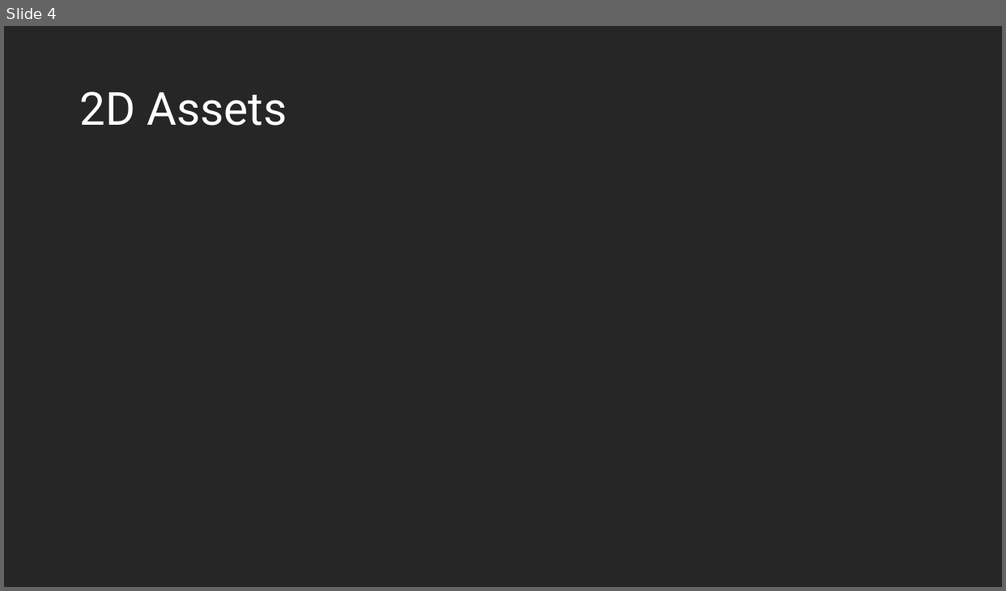
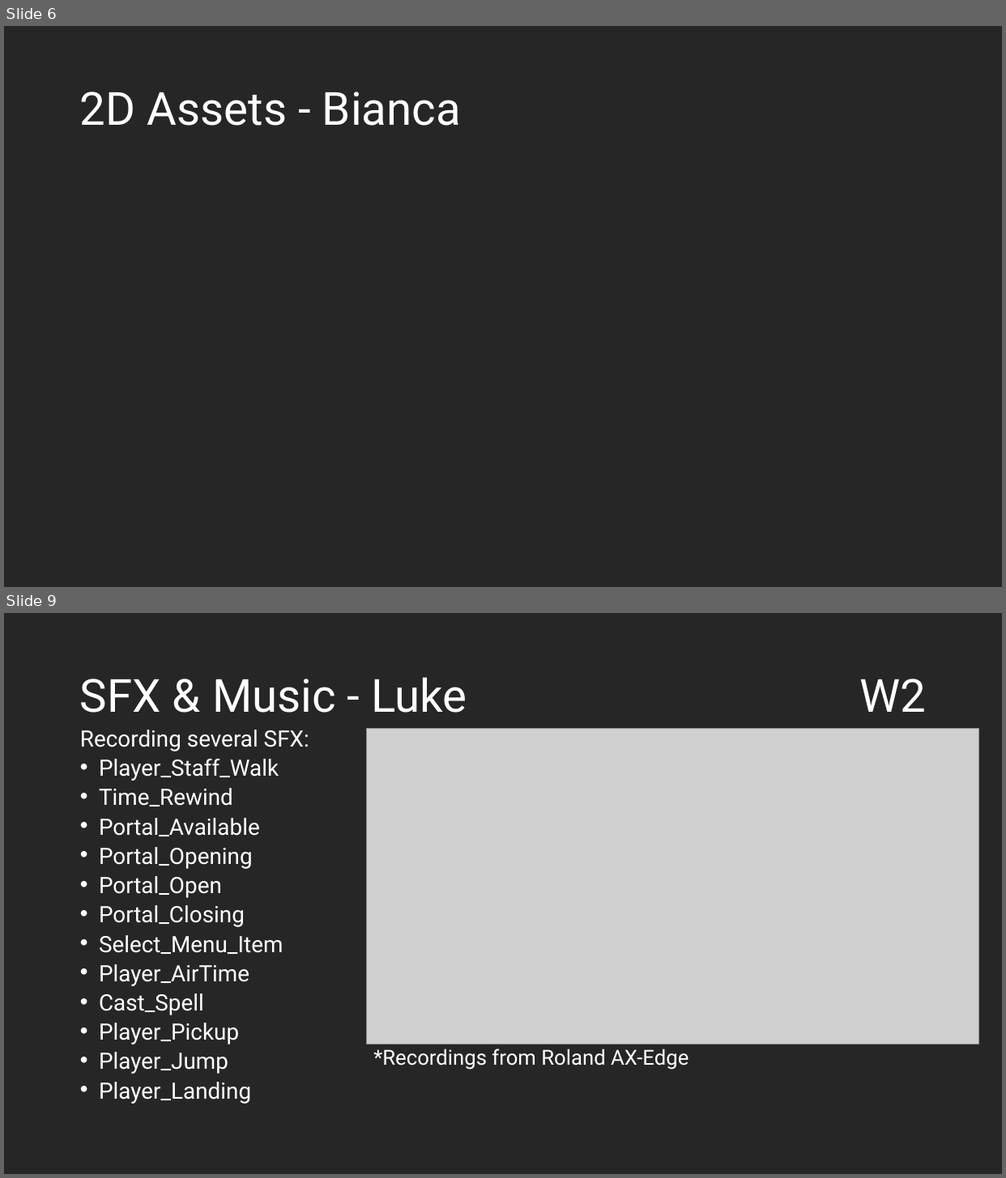
Before and after one commit to LateKnightDev/Barry_Trotter_CoS, a slide deck: presentation/RGP204_A2_TheLateKnights_Presentation.pptx. Shown one above the other, each under a label of ours: slide 4 before the commit, slides 6 and 9 after it; the slides between them are not shown. The pictures are 1006x591 and 1006x1178 pixels, drawn with LibreOffice and Linux fonts; fonts in the diff are those of the drawing; grey boxes stand for pictures. Boxes give left, top, right and bottom in pixels: in the first picture for what was removed or moved away, otherwise in the second. Text is boxed around its words. In the diff, an @@ line names an element or a change of style, - is before the commit and + after.

Commit message:
Starting to add time rewind sound, plus presentation updates

```diff
--- a/presentation/RGP204_A2_TheLateKnights_Presentation.pptx
+++ b/presentation/RGP204_A2_TheLateKnights_Presentation.pptx
@@ slide 9 added at box(4, 613, 1002, 1174), background #262626 @@
@@ title added at box(80, 677, 467, 713), 44 pt, text #FFFFFF @@
+SFX & Music - Luke
@@ text added at box(859, 679, 926, 712), 44 pt, text #FFFFFF @@
+W2
@@ text added at box(80, 730, 309, 1104), 21.7 pt, text #FFFFFF @@
+Recording several SFX:
+• Player_Staff_Walk
+• Time_Rewind
+• Portal_Available
+• Portal_Opening
+• Portal_Open
+• Portal_Closing
+• Select_Menu_Item
+• Player_AirTime
+• Cast_Spell
+• Player_Pickup
+• Player_Jump
+• Player_Landing
@@ picture added at box(366, 728, 979, 1044) @@
@@ text added at box(373, 1049, 688, 1070), 20 pt, text #FFFFFF @@
+*Recordings from Roland AX-Edge
@@ what was slide 4 is now slide 6 @@
@@ slide 6 changed as well @@
@@ title at box(80, 92, 461, 126): text changed @@
-2D Assets
+2D Assets - Bianca
```
Also in this commit, not shown: 3 other slides changed, 8 other slides added, 1 slide removed, 7 other files.
